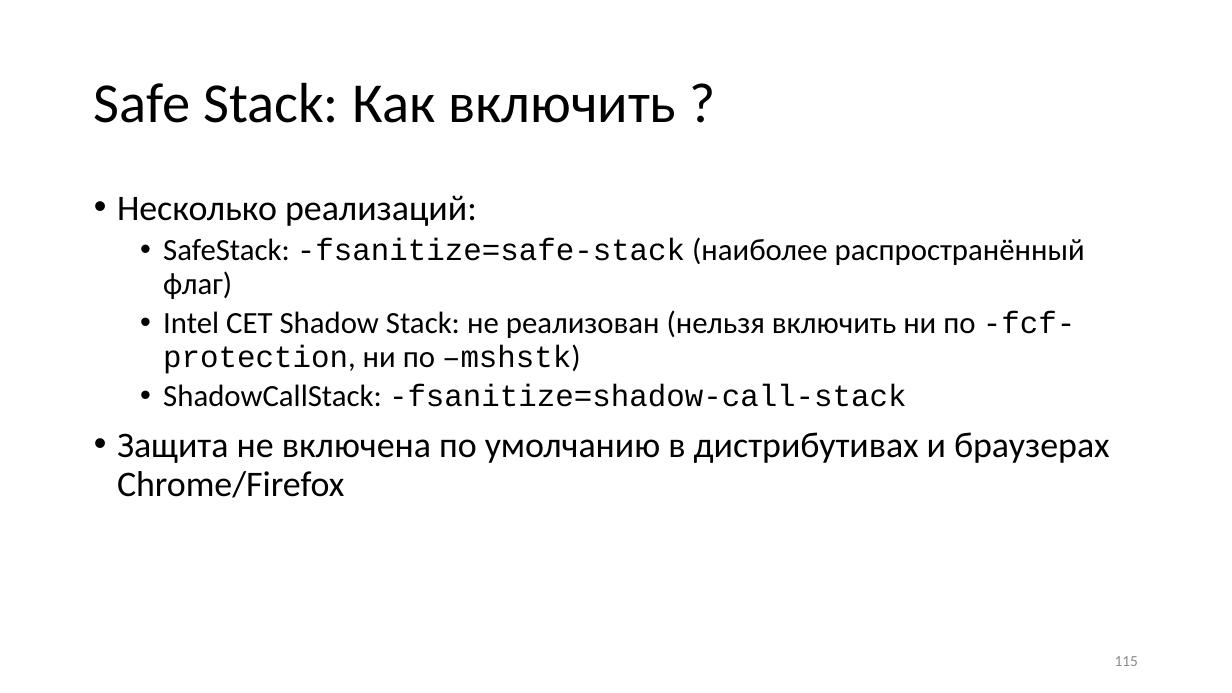
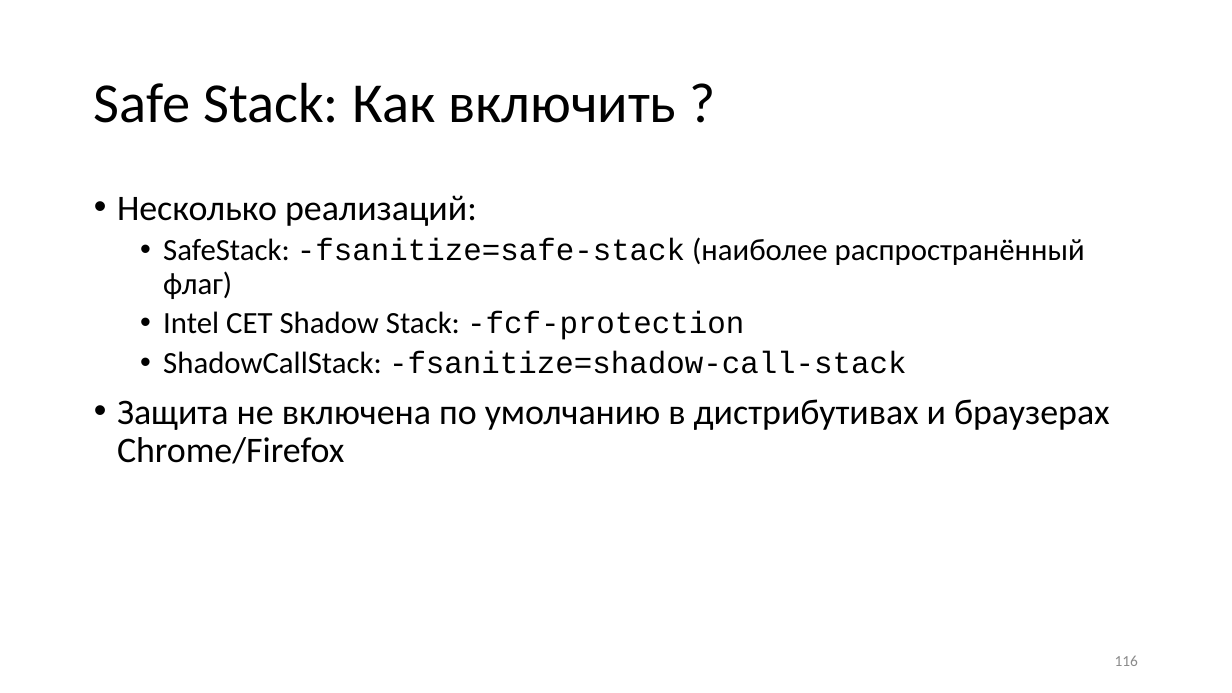
Before and after one commit to yugr/slides, a slide deck: slide 116 of CppZeroCost/2025/RU.pptx (slide 115 before the commit). Drawn at 1232x693 pixels with LibreOffice and Linux fonts; fonts in the diff are those of the drawing. Boxes give left, top, right and bottom in pixels: in the first picture for what was removed or moved away, otherwise in the second. Text is boxed around its words. In the diff, an @@ line names an element or a change of style, - is before the commit and + after.

```diff
--- a/CppZeroCost/2025/RU.pptx
+++ b/CppZeroCost/2025/RU.pptx
@@ text at (x1=163, y1=311, x2=744, y2=340): text changed @@
-  • Intel CET Shadow Stack: не реализован (нельзя включить ни по -fcf-protection, ни по –mshstk)
+  • Intel CET Shadow Stack: -fcf-protection
@@ page number at (x1=1115, y1=655, x2=1138, y2=666): text changed @@
-115
+116
```
Also in this commit, not shown: 36 other slides changed, 1 slide added, 4 other files.
